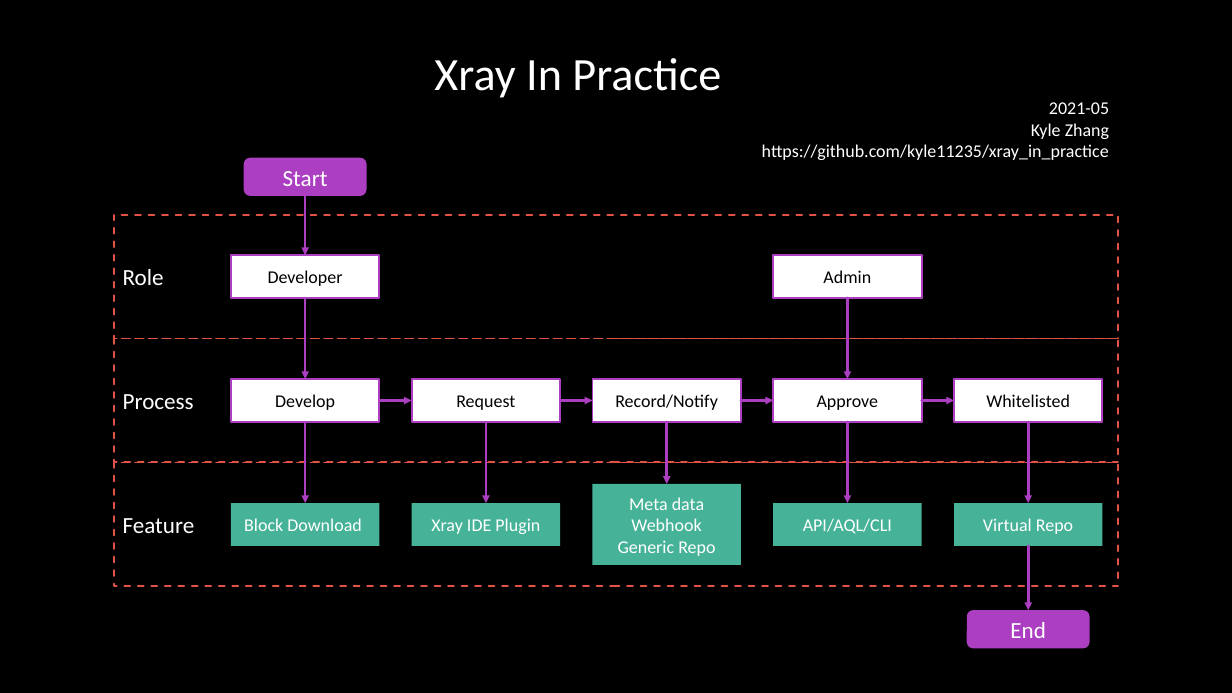
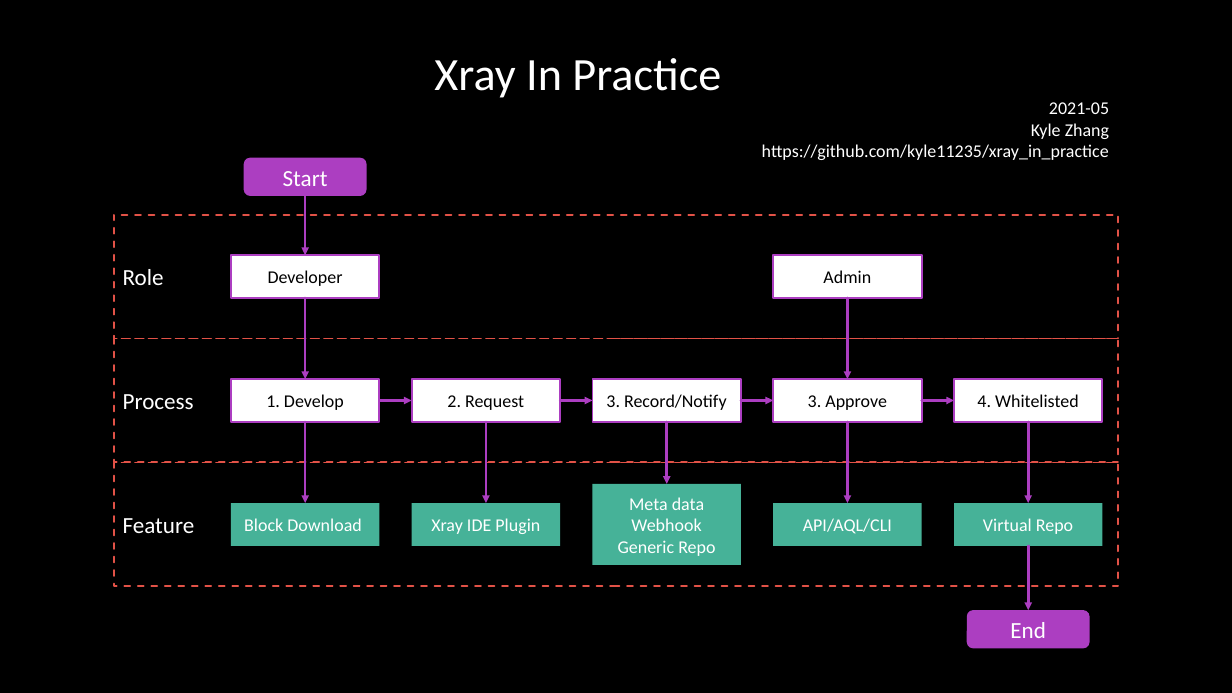
Before and after one commit to kyle11235/xray-in-practice, a slide deck: slide 1 of xray_in_practice.pptx. Drawn at 1232x693 pixels with LibreOffice and Linux fonts; fonts in the diff are those of the drawing; background and template pictures are left out. Boxes give left, top, right and bottom in pixels: in the first picture for what was removed or moved away, otherwise in the second. Text is boxed around its words. In the diff, an @@ line names an element or a change of style, - is before the commit and + after.

```diff
--- a/xray_in_practice.pptx
+++ b/xray_in_practice.pptx
@@ text in rectangle at box(266, 394, 344, 410): text changed @@
-Develop
+1. Develop
@@ text in rectangle at box(447, 395, 524, 410): text changed @@
-Request
+2. Request
@@ text in rectangle at box(606, 394, 727, 410): text changed @@
-Record/Notify
+3. Record/Notify
@@ text in rectangle at box(808, 395, 887, 410): text changed @@
-Approve
+3. Approve
@@ text in rectangle at box(977, 394, 1079, 407): text changed @@
-Whitelisted
+4. Whitelisted
```
Also in this commit, not shown: 1 other file.
